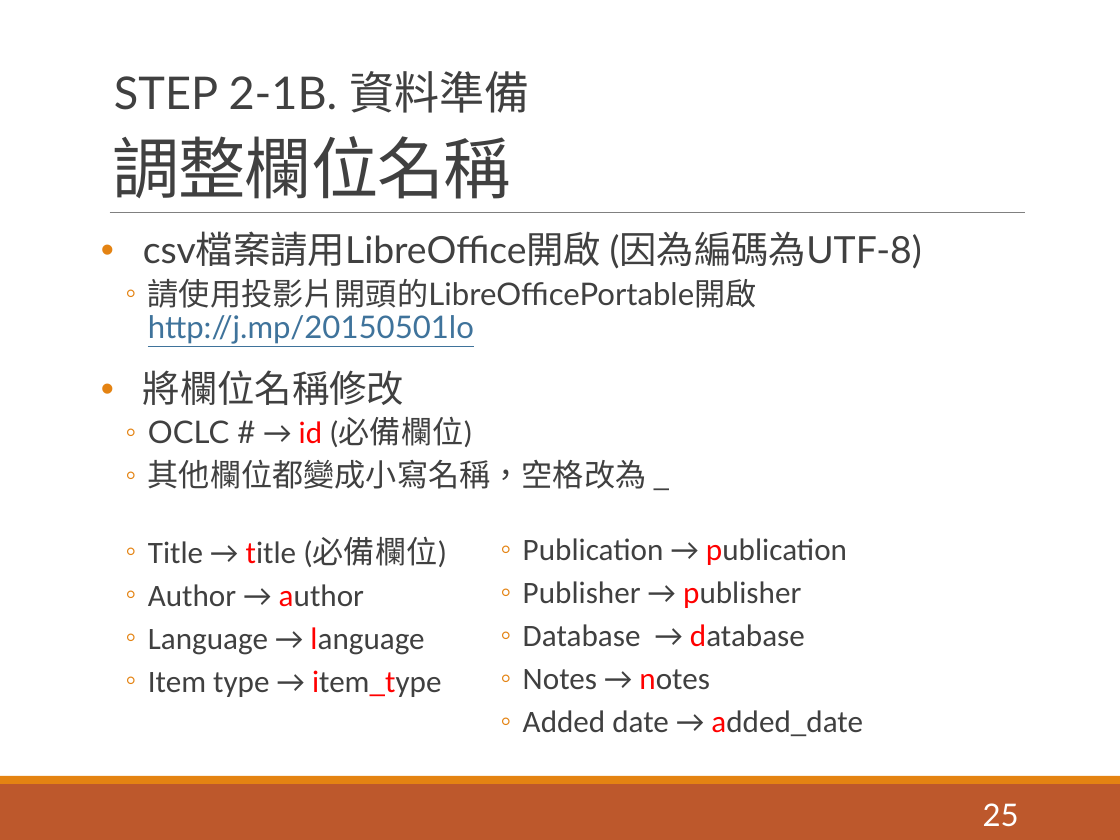
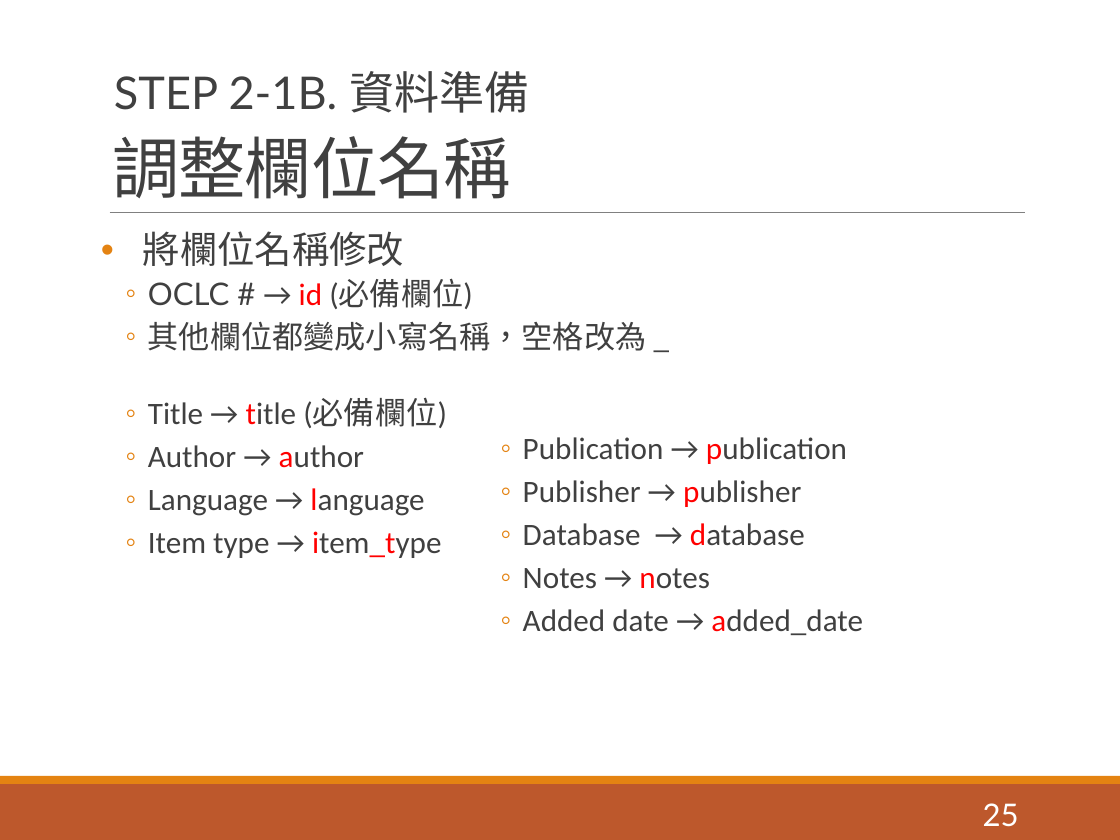
Before and after one commit to pulipulichen/ir-practice-solr, a slide deck: slide 25 of Apache Solr教學介紹.pptx. Drawn at 1120x840 pixels with LibreOffice and Linux fonts; fonts in the diff are those of the drawing. Boxes give left, top, right and bottom in pixels: in the first picture for what was removed or moved away, otherwise in the second. Text is boxed around its words. In the diff, an @@ line names an element or a change of style, - is before the commit and + after.

```diff
--- a/Apache Solr教學介紹.pptx
+++ b/Apache Solr教學介紹.pptx
@@ text at (143,231,922,344): paragraphs removed @@
-• csv檔案請用LibreOffice開啟 (因為編碼為UTF-8)
-  ◦ 請使用投影片開頭的LibreOfficePortable開啟
-    http://j.mp/20150501lo
@@ text "Publication → publication": place and size @@
-text "Publication → publication" at (523,538,863,736)
+text "Publication → publication" at (523,437,863,635)
```
Also in this commit, not shown: 27 other slides changed, 1 slide added, 1 slide removed, 13 other files.
